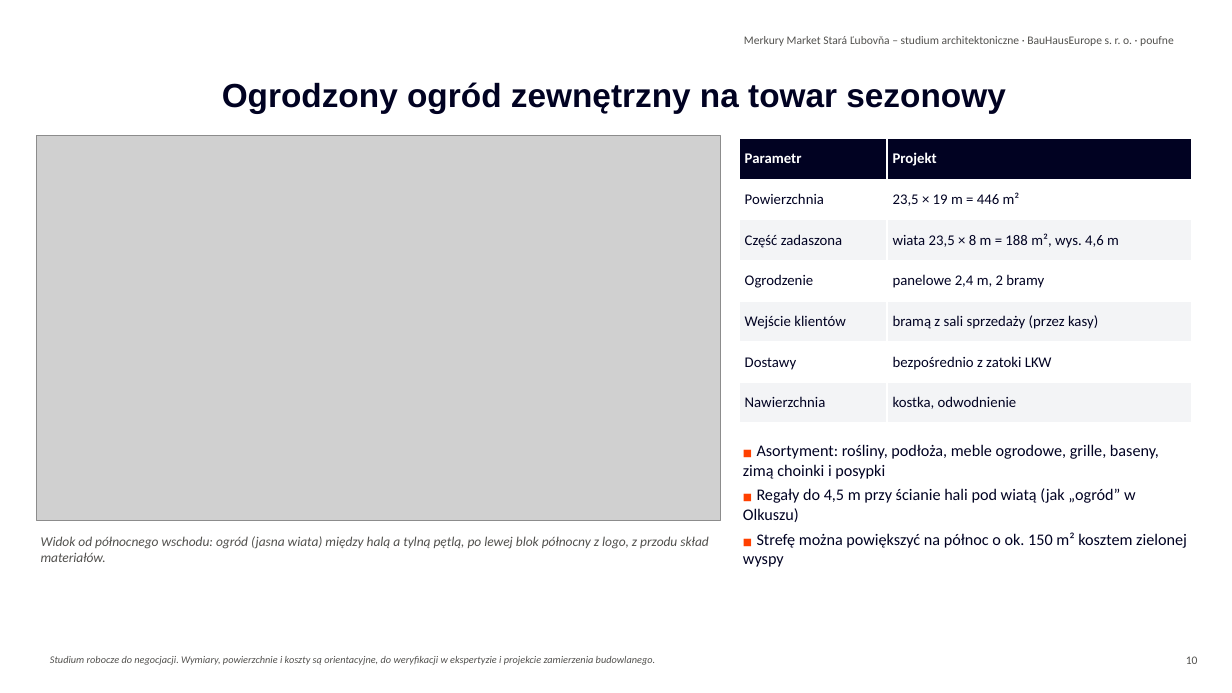
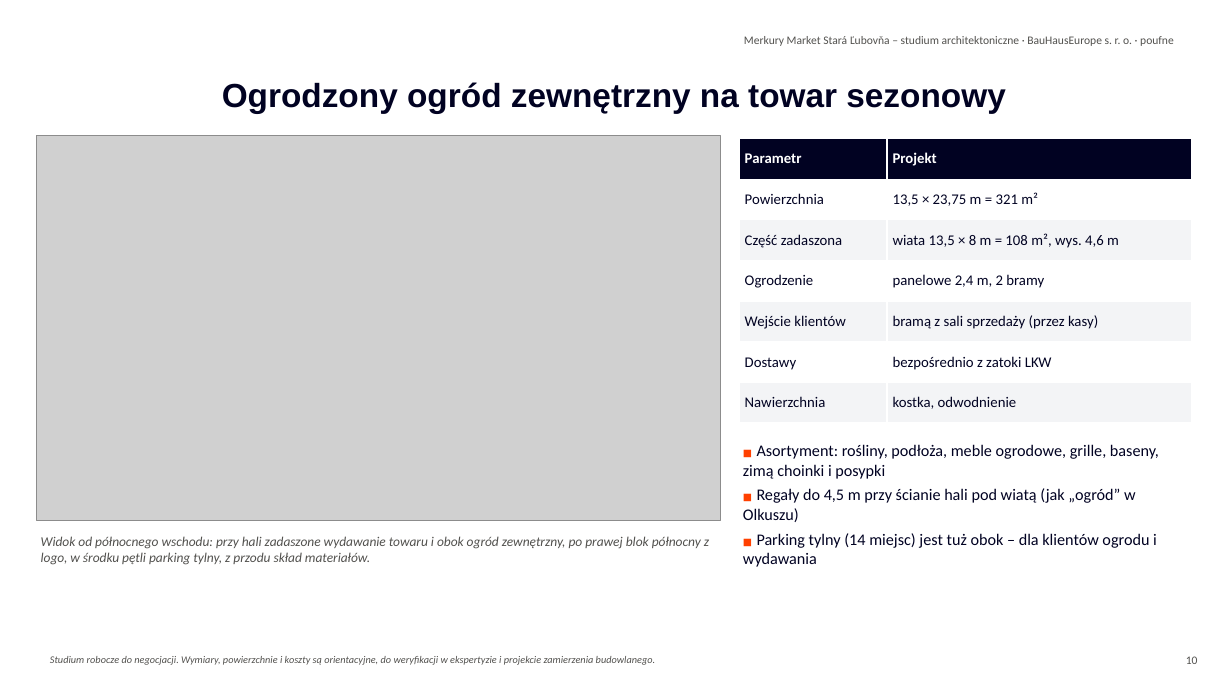
Before and after one commit to Lubo585/Lubo585, a slide deck: slide 10 of business-plan/studia-merkury-market/variant-B-sanacia/Merkury_Market_Stara_Lubovna_wariant_B_modernizacja_dobudowa_PL.pptx. Drawn at 1232x693 pixels with LibreOffice and Linux fonts; fonts in the diff are those of the drawing; grey boxes stand for pictures; background and template pictures are left out. Boxes give left, top, right and bottom in pixels: in the first picture for what was removed or moved away, otherwise in the second. Text is boxed around its words. In the diff, an @@ line names an element or a change of style, - is before the commit and + after.

```diff
--- a/business-plan/studia-merkury-market/variant-B-sanacia/Merkury_Market_Stara_Lubovna_wariant_B_modernizacja_dobudowa_PL.pptx
+++ b/business-plan/studia-merkury-market/variant-B-sanacia/Merkury_Market_Stara_Lubovna_wariant_B_modernizacja_dobudowa_PL.pptx
@@ table at (x1=739, y1=139, x2=1192, y2=423) @@
-row 2, column 2: 23,5 × 19 m = 446 m²
+row 2, column 2: 13,5 × 23,75 m = 321 m²
-row 3, column 2: wiata 23,5 × 8 m = 188 m², wys. 4,6 m
+row 3, column 2: wiata 13,5 × 8 m = 108 m², wys. 4,6 m
@@ text at (x1=41, y1=536, x2=709, y2=565): text changed @@
-Widok od północnego wschodu: ogród (jasna wiata) między halą a tylną pętlą, po lewej blok północny z logo, z przodu skład materiałów.
+Widok od północnego wschodu: przy hali zadaszone wydawanie towaru i obok ogród zewnętrzny, po prawej blok północny z logo, w środku pętli parking tylny, z przodu skład materiałów.
@@ text at (x1=743, y1=533, x2=1157, y2=567): text changed @@
-■ Strefę można powiększyć na północ o ok. 150 m² kosztem zielonej wyspy
+■ Parking tylny (14 miejsc) jest tuż obok – dla klientów ogrodu i wydawania
```
Also in this commit, not shown: 19 other slides changed, 1 slide added, 26 other files.
